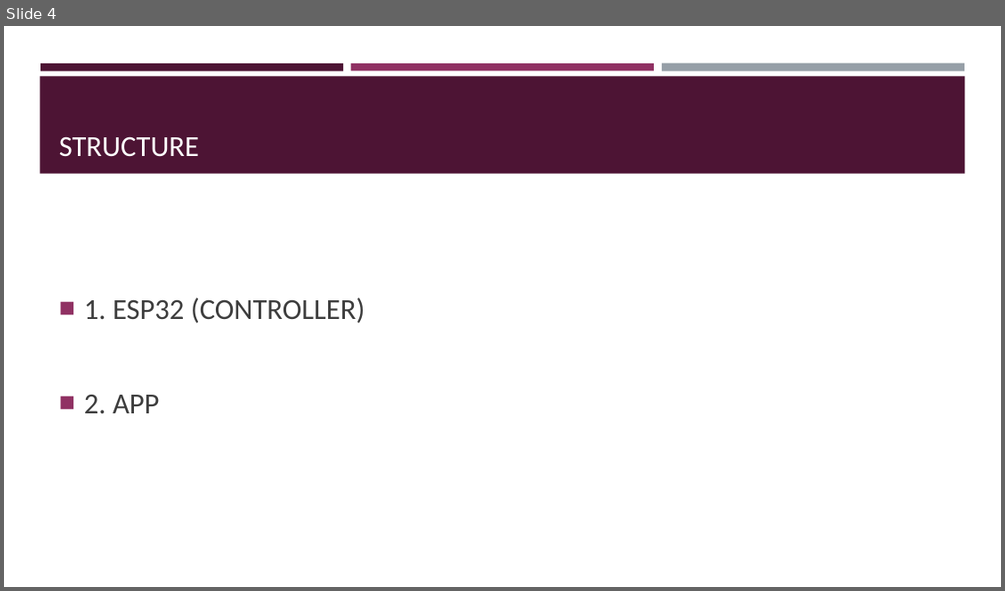
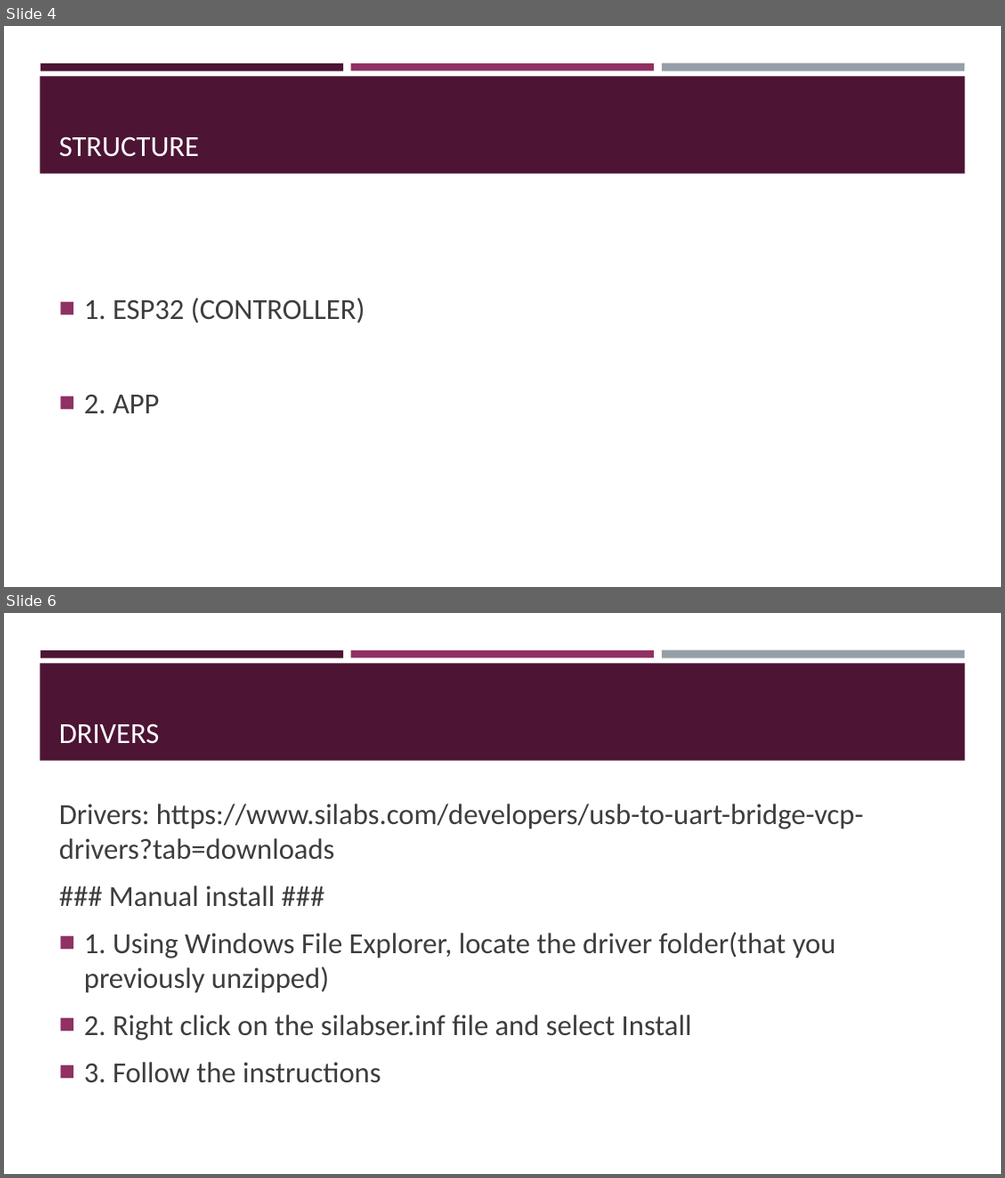
Before and after one commit to Ghost0396/iot, a slide deck: project/project.pptm. Shown one above the other, each under a label of ours: slide 4 before the commit, slides 4 and 6 after it; the slides between them are not shown. The pictures are 1005x591 and 1005x1178 pixels, drawn with LibreOffice and Linux fonts; fonts in the diff are those of the drawing. Boxes give left, top, right and bottom in pixels: in the first picture for what was removed or moved away, otherwise in the second. Text is boxed around its words. In the diff, an @@ line names an element or a change of style, - is before the commit and + after.

```diff
--- a/project/project.pptm
+++ b/project/project.pptm
@@ slide 6 added at bbox=[4, 613, 1001, 1174], background #FFFFFF; not listed: 4 template elements that a slide beside it also shows @@
@@ title added at bbox=[59, 724, 160, 744], 28 pt, text #FFFFFF @@
+DRIVERS
@@ text added at bbox=[59, 803, 864, 1083], 28 pt, text #3D3D3D @@
+Drivers: https://www.silabs.com/developers/usb-to-uart-bridge-vcp-drivers?tab=downloads
+### Manual install ###
+■ 1. Using Windows File Explorer, locate the driver folder(that you previously unzipped)
+■ 2. Right click on the silabser.inf file and select Install
+■ 3. Follow the instructions
```
Also in this commit, not shown: 11 other slides added, 6 other files.
